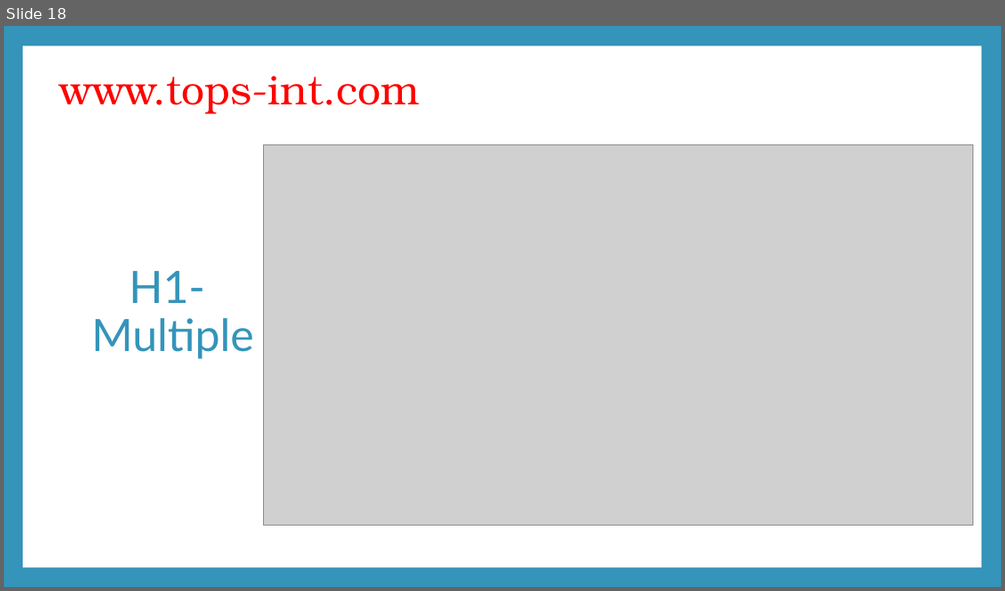
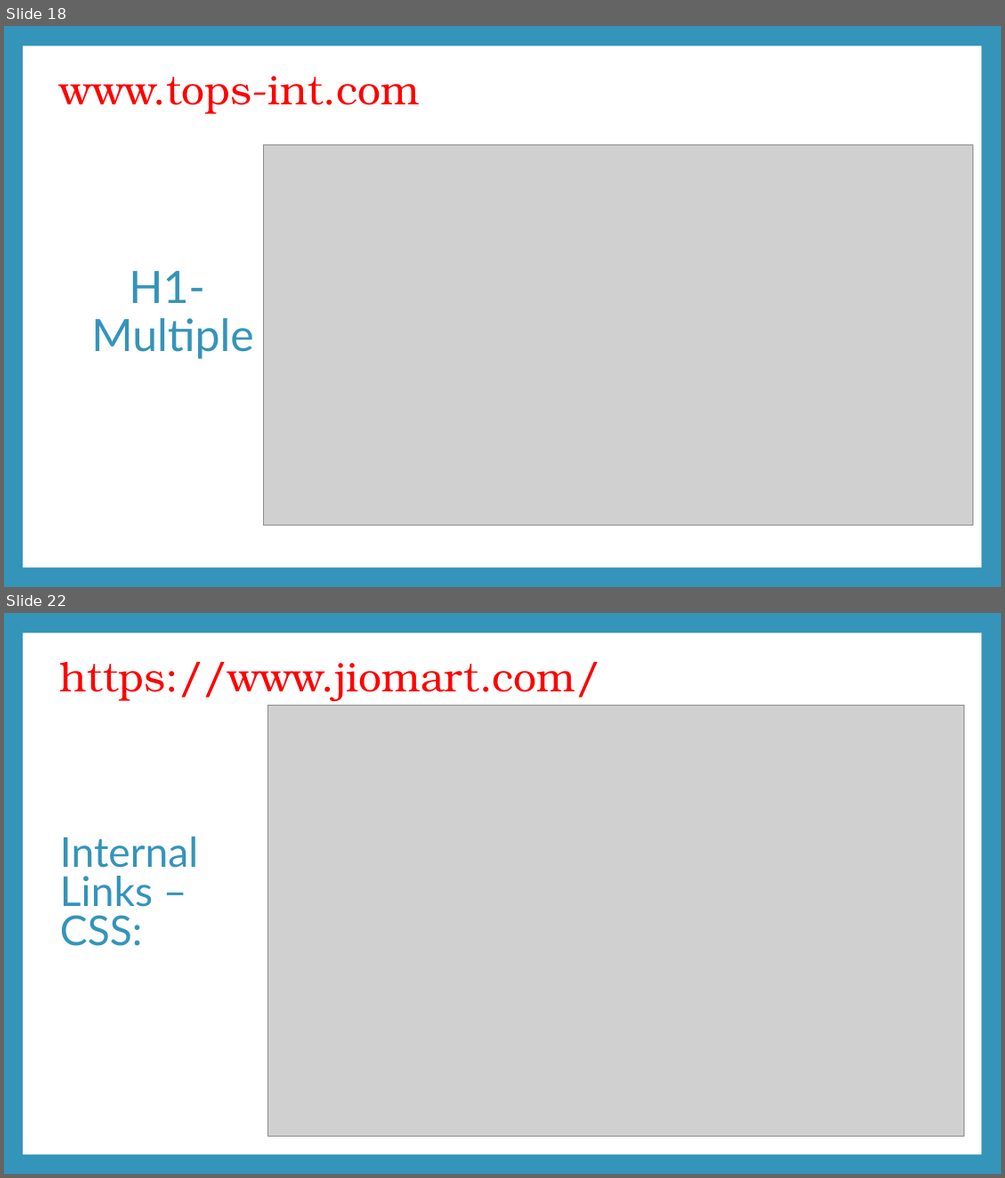
Before and after one commit to Resh-Digi/Resh-DM-Task, a slide deck: SCREAMING FROG.pptx. Shown one above the other, each under a label of ours: slide 18 before the commit, slides 18 and 22 after it; the slides between them are not shown. The pictures are 1005x591 and 1005x1178 pixels, drawn with LibreOffice and Linux fonts; fonts in the diff are those of the drawing; grey boxes stand for pictures. Boxes give left, top, right and bottom in pixels: in the first picture for what was removed or moved away, otherwise in the second. Text is boxed around its words. In the diff, an @@ line names an element or a change of style, - is before the commit and + after.

```diff
--- a/SCREAMING FROG.pptx
+++ b/SCREAMING FROG.pptx
@@ slide 22 added at [4,613,1001,1174], background #3494BA; not listed: 1 template element that a slide beside it also shows @@
@@ title added at [60,662,600,701], 39.6 pt, text #FF0000 @@
+https://www.jiomart.com/
@@ picture added at [268,705,964,1136] @@
@@ text added at [60,836,198,946], 39.6 pt, text #3494BA @@
+Internal Links –
+CSS:
```
Also in this commit, not shown: 1 slide changed, 10 other slides added.
